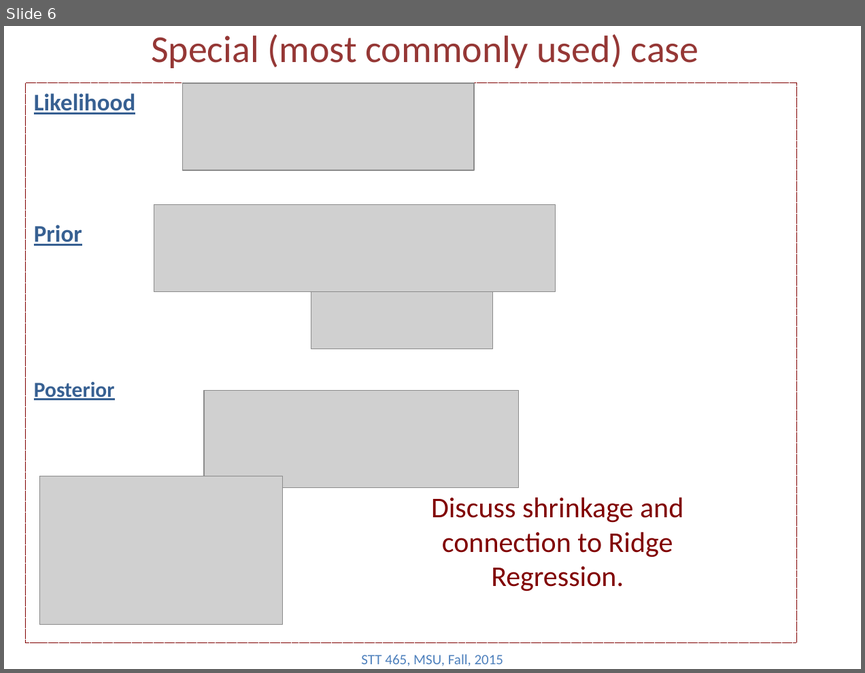
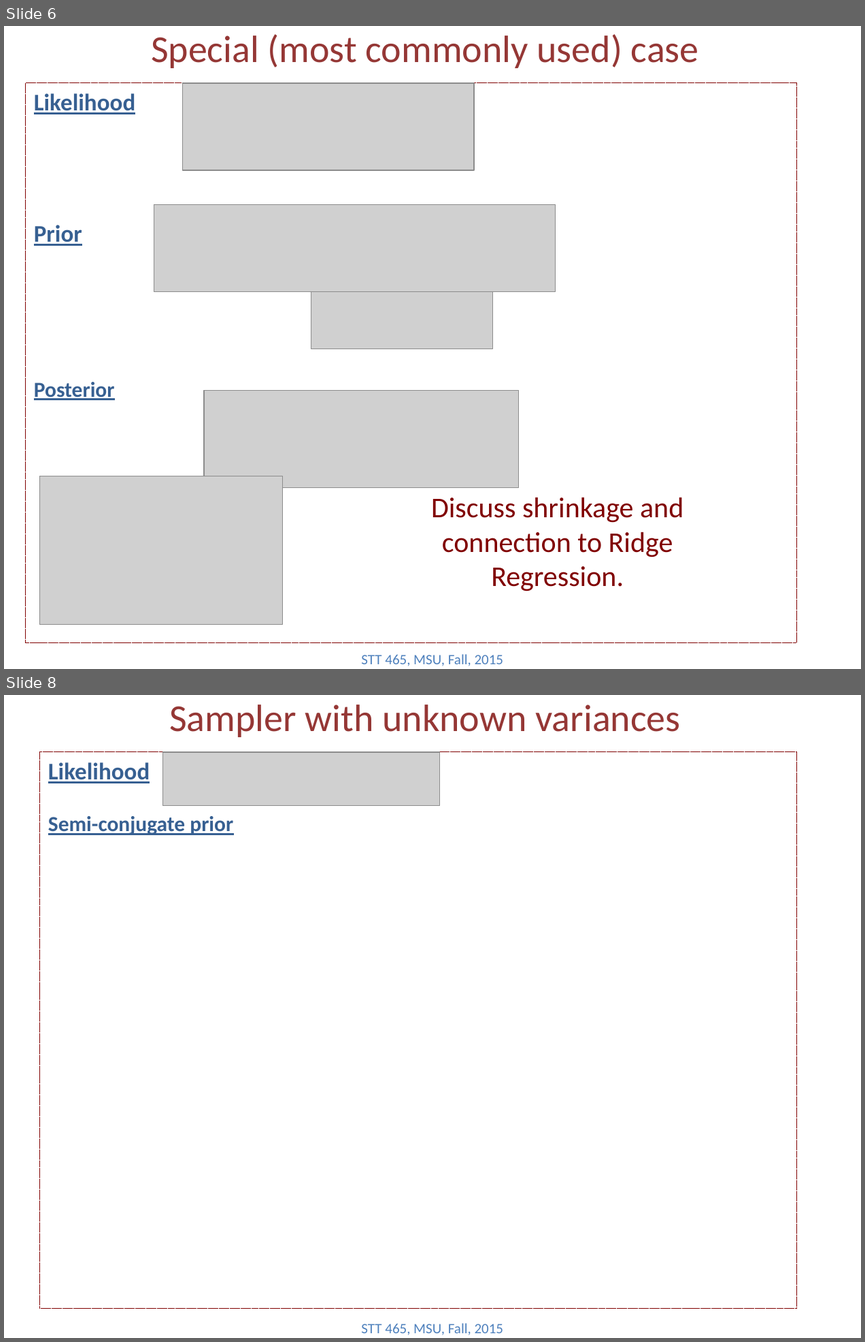
Before and after one commit to Boukos/STT465, a slide deck: STT465_11.pptx. Shown one above the other, each under a label of ours: slide 6 before the commit, slides 6 and 8 after it; the slides between them are not shown. The pictures are 865x673 and 865x1342 pixels, drawn with LibreOffice and Linux fonts; fonts in the diff are those of the drawing; grey boxes stand for pictures. Boxes give left, top, right and bottom in pixels: in the first picture for what was removed or moved away, otherwise in the second. Text is boxed around its words. In the diff, an @@ line names an element or a change of style, - is before the commit and + after.

```diff
--- a/STT465_11.pptx
+++ b/STT465_11.pptx
@@ slide 8 added at (x1=4, y1=695, x2=861, y2=1338), background #FFFFFF @@
@@ title added at (x1=169, y1=705, x2=680, y2=737), 32 pt, text #953735 @@
+Sampler with unknown variances
@@ rectangle added at (x1=40, y1=751, x2=797, y2=1308), outline #800000 0.75 pt dashed, 18 pt, text #376092, bold, underline @@
+Likelihood
+Semi-conjugate prior
@@ picture added at (x1=162, y1=752, x2=439, y2=806) @@
@@ text added at (x1=361, y1=1323, x2=504, y2=1335), 12 pt, text #4F81BD @@
+STT 465, MSU, Fall, 2015
```
Also in this commit, not shown: 1 slide changed, 1 other slide added, 2 other files.
